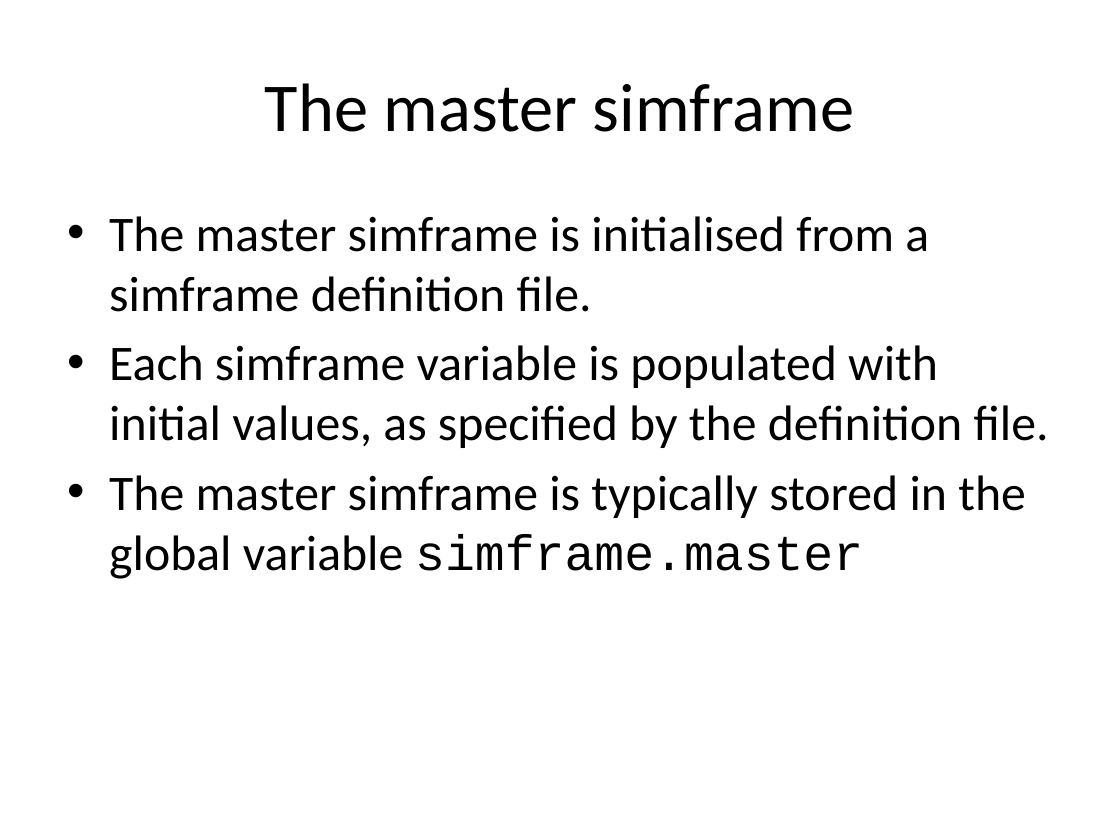
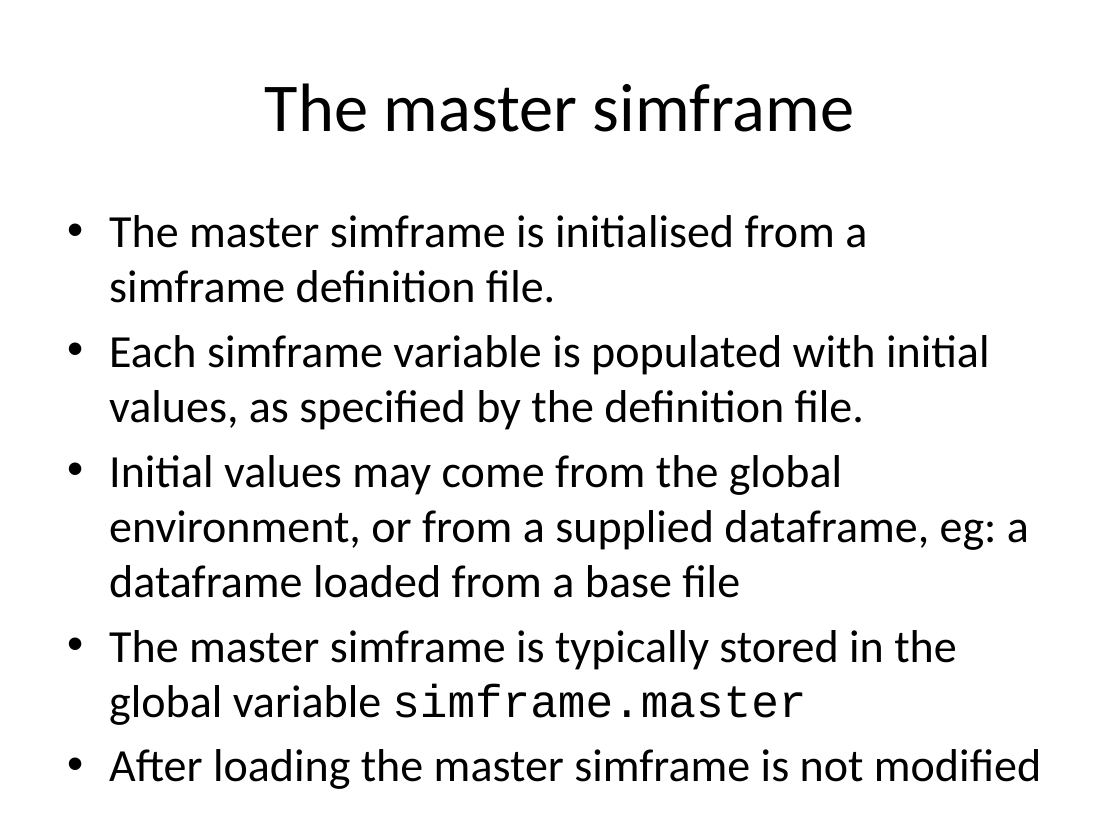
Before and after one commit to compassresearchcentre/simario, a slide deck: slide 17 of docs/Simar overview.pptx. Drawn at 1120x840 pixels with LibreOffice and Linux fonts; fonts in the diff are those of the drawing. Boxes give left, top, right and bottom in pixels: in the first picture for what was removed or moved away, otherwise in the second. Text is boxed around its words. In the diff, an @@ line names an element or a change of style, - is before the commit and + after.

```diff
--- a/docs/Simar overview.pptx
+++ b/docs/Simar overview.pptx
@@ text at <box>109,215,989,725</box>: size 32 to 29.6 pt in "The master simframe is initialised from a ...", "Each simframe variable is populated with initial ...", "The master simframe is typically stored in ..." @@
@@ text at <box>109,455,1029,598</box>: paragraph added @@
+• Initial values may come from the global environment, or from a supplied dataframe, eg: a dataframe loaded from a base file
@@ text at <box>109,749,1041,789</box>: paragraph added @@
+• After loading the master simframe is not modified
```
Also in this commit, not shown: 3 other slides changed, 4 other files.
